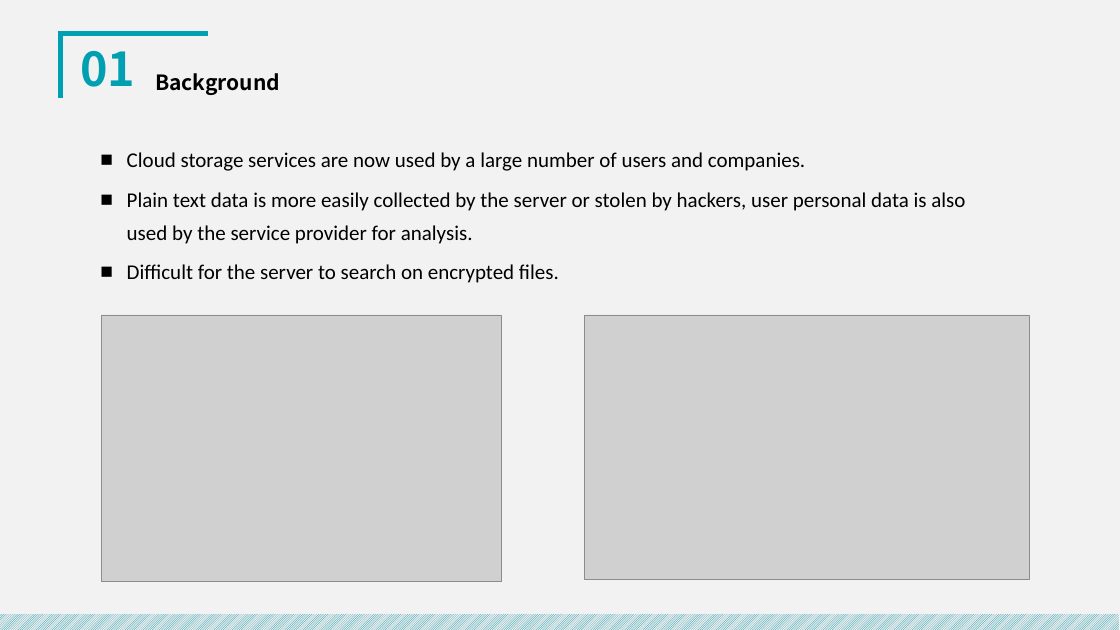
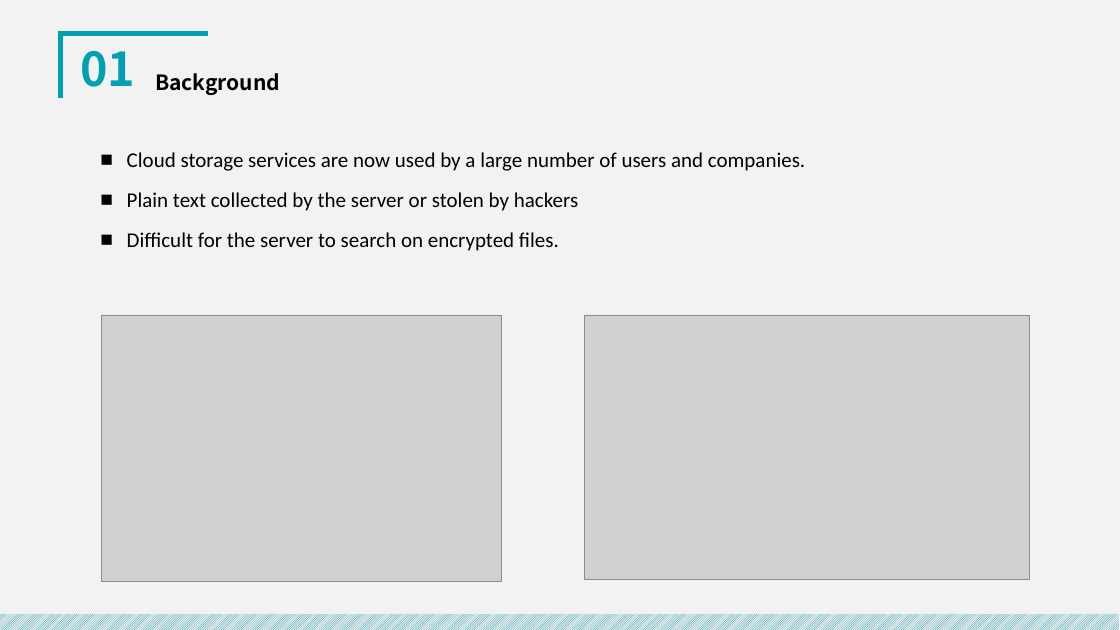
Before and after one commit to royalvald/MediumTest, a slide deck: slide 4 of 开题/中期答辩.pptx. Drawn at 1120x630 pixels with LibreOffice and Linux fonts; fonts in the diff are those of the drawing; grey boxes stand for pictures. Boxes give left, top, right and bottom in pixels: in the first picture for what was removed or moved away, otherwise in the second. Text is boxed around its words. In the diff, an @@ line names an element or a change of style, - is before the commit and + after.

```diff
--- a/开题/中期答辩.pptx
+++ b/开题/中期答辩.pptx
@@ text at (127, 192, 578, 211): text changed @@
-■ Plain text data is more easily collected by the server or stolen by hackers, user personal data is also used by the service provider for analysis.
+■ Plain text collected by the server or stolen by hackers
```
Also in this commit, not shown: 15 other slides changed, 4 slides added, 1 slide removed, 3 other files.
